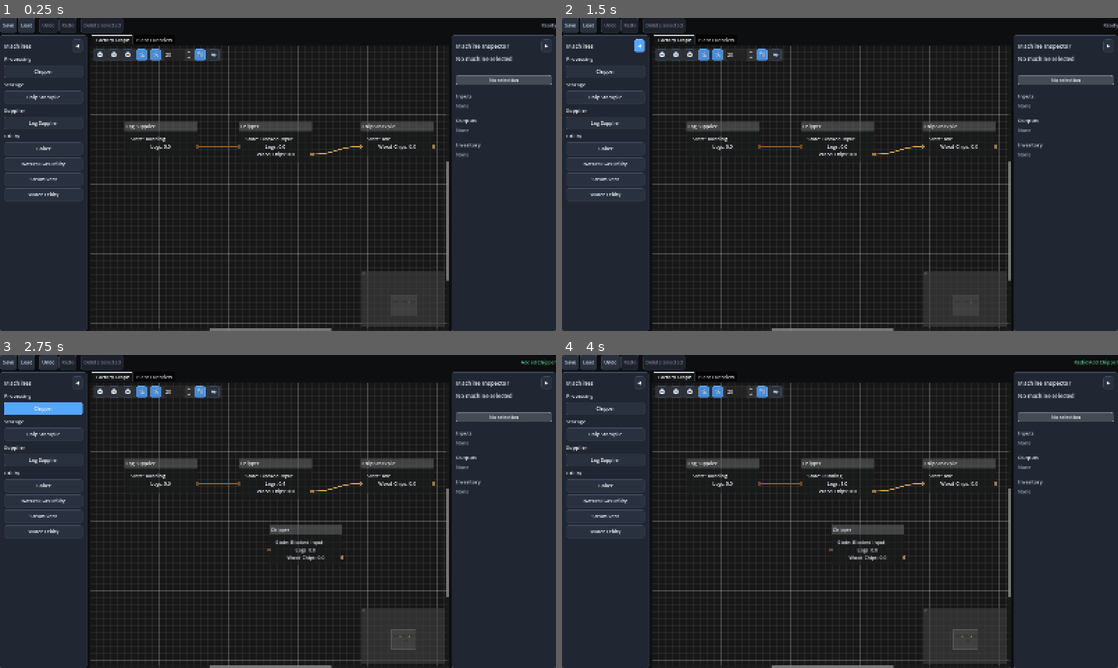
Above: before the commit, frames 1-4 (two rows, left to right).
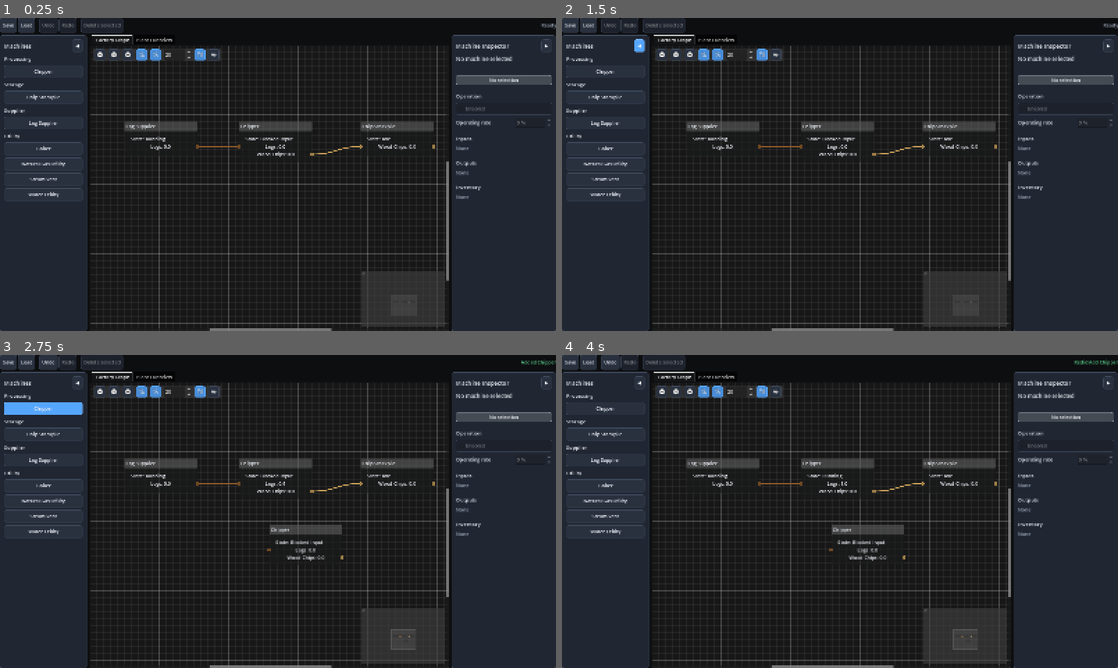
Above: after the commit, the same moments.

Repository: Poru-IndFlow/IndustrialFlow
Game: Godot game, scene res://scenes/main.tscn
The game is run twice, just before and just after one commit, with the same random seed, the same clock (stepped at 60 frames per second) and the same inputs.
Inputs:
- Up to frame 1 (0.25 s): no input
- Up to frame 2 (1.5 s): click "◀" at 0.5 s; click "▶" at 1.25 s
- Up to frame 3 (2.75 s): click "Chipper" at 2 s
- Up to frame 4 (4 s): click "Undo" at 2.75 s; click "Redo" at 3.5 s

The runs differ from the first frame. In frame 1, 0.5% of the frame differs, in the area x 82-100%, y 24-58%; in frame 2, 0.5%; in frame 3, 0.5%; in frame 4, 0.5%.

Commit message:
Add adjustable machine operating rates

Diff:
--- a/project.godot
+++ b/project.godot
@@ -14,7 +14,7 @@
 config/version="0.3.0-dev"
 run/main_scene="res://scenes/main.tscn"
 config/features=PackedStringArray("4.7")
-config/build=6
+config/build=7
 
 [display]
 
--- a/scripts/data/factory_persistence.gd
+++ b/scripts/data/factory_persistence.gd
@@ -100,6 +100,7 @@
 				"y": machine.graph_position.y
 			},
 			"enabled": machine.enabled,
+			"operating_rate": machine.operating_rate,
 			"state": int(machine.state),
 			"cycle_progress": machine.cycle_progress,
 			"inventory": machine.inventory.amounts.duplicate(true)
@@ -168,6 +169,11 @@
 			position
 		)
 		machine.enabled = bool(entry.get("enabled", true))
+		machine.operating_rate = clampf(
+			float(entry.get("operating_rate", 1.0)),
+			0.0,
+			1.5
+		)
 		machine.state = int(
 			entry.get("state", MachineModel.State.IDLE)
 		)
--- a/scripts/simulation/continuous_behaviour.gd
+++ b/scripts/simulation/continuous_behaviour.gd
@@ -14,7 +14,7 @@
 		return
 
 	machine.set_state(MachineModel.State.RUNNING)
-	machine.cycle_progress += delta_seconds
+	machine.cycle_progress += delta_seconds * machine.operating_rate
 
 	if machine.cycle_progress < machine.recipe.cycle_time:
 		return
--- a/scripts/simulation/event_bus.gd
+++ b/scripts/simulation/event_bus.gd
@@ -10,3 +10,4 @@
 signal machine_state_changed(machine)
 signal machine_inventory_changed(machine)
 signal machine_production_changed(machine)
+signal machine_settings_changed(machine)
--- a/scripts/simulation/machine_model.gd
+++ b/scripts/simulation/machine_model.gd
@@ -19,6 +19,7 @@
 var event_bus: EventBus
 var state := State.IDLE
 var enabled := true
+var operating_rate := 1.0
 var cycle_progress := 0.0
 var graph_position := Vector2.ZERO
 var production_rates_per_second: Dictionary = {}
@@ -62,6 +63,11 @@
 	if not enabled:
 		set_state(State.DISABLED)
 		return
+
+	if operating_rate <= 0.0:
+		set_state(State.IDLE)
+		return
+
 	behaviour.tick(self, delta_seconds)
 
 func set_state(new_state: State) -> void:
@@ -74,6 +80,39 @@
 func notify_inventory_changed() -> void:
 	if event_bus != null:
 		event_bus.machine_inventory_changed.emit(self)
+
+
+func set_enabled(value: bool) -> void:
+	if enabled == value:
+		return
+
+	enabled = value
+
+	if not enabled:
+		set_state(State.DISABLED)
+	elif operating_rate <= 0.0:
+		set_state(State.IDLE)
+
+	notify_settings_changed()
+
+
+func set_operating_rate(value: float) -> void:
+	var clamped_rate := clampf(value, 0.0, 1.5)
+
+	if is_equal_approx(operating_rate, clamped_rate):
+		return
+
+	operating_rate = clamped_rate
+
+	if enabled and operating_rate <= 0.0:
+		set_state(State.IDLE)
+
+	notify_settings_changed()
+
+
+func notify_settings_changed() -> void:
+	if event_bus != null:
+		event_bus.machine_settings_changed.emit(self)
 
 
 func record_produced(resource_id: String, amount: float) -> void:
--- a/scripts/simulation/supplier_behaviour.gd
+++ b/scripts/simulation/supplier_behaviour.gd
@@ -14,7 +14,7 @@
 			return
 
 	machine.set_state(MachineModel.State.RUNNING)
-	machine.cycle_progress += delta_seconds
+	machine.cycle_progress += delta_seconds * machine.operating_rate
 
 	while machine.cycle_progress >= machine.recipe.cycle_time:
 		for output: Dictionary in outputs:
--- a/scripts/ui/machine_inspector.gd
+++ b/scripts/ui/machine_inspector.gd
@@ -8,9 +8,12 @@
 var name_label: Label
 var id_label: Label
 var state_badge: Label
+var enabled_check_box: CheckBox
+var operating_rate_spin_box: SpinBox
 var input_list: VBoxContainer
 var output_list: VBoxContainer
 var inventory_list: VBoxContainer
+var updating_controls := false
 
 
 func _ready() -> void:
@@ -42,6 +45,37 @@
 
 	root.add_child(HSeparator.new())
 
+	var operation_title := UIWidgets.create_section_header(
+		"Operation"
+	)
+	root.add_child(operation_title)
+
+	enabled_check_box = CheckBox.new()
+	enabled_check_box.text = "Enabled"
+	enabled_check_box.toggled.connect(_on_enabled_toggled)
+	root.add_child(enabled_check_box)
+
+	var rate_row := HBoxContainer.new()
+	root.add_child(rate_row)
+
+	var rate_label := Label.new()
+	rate_label.text = "Operating rate"
+	rate_label.size_flags_horizontal = Control.SIZE_EXPAND_FILL
+	rate_row.add_child(rate_label)
+
+	operating_rate_spin_box = SpinBox.new()
+	operating_rate_spin_box.custom_minimum_size = Vector2(105, 0)
+	operating_rate_spin_box.min_value = 0.0
+	operating_rate_spin_box.max_value = 150.0
+	operating_rate_spin_box.step = 5.0
+	operating_rate_spin_box.suffix = "%"
+	operating_rate_spin_box.value_changed.connect(
+		_on_operating_rate_changed
+	)
+	rate_row.add_child(operating_rate_spin_box)
+
+	root.add_child(HSeparator.new())
+
 	var input_title := UIWidgets.create_section_header("Inputs")
 	root.add_child(input_title)
 
@@ -84,6 +118,9 @@
 		_on_machine_changed
 	)
 	factory.event_bus.machine_inventory_changed.connect(
+		_on_machine_changed
+	)
+	factory.event_bus.machine_settings_changed.connect(
 		_on_machine_changed
 	)
 	factory.event_bus.machine_removed.connect(
@@ -105,6 +142,10 @@
 		self,
 		"_on_machine_changed"
 	)
+	var settings_callback := Callable(
+		self,
+		"_on_machine_changed"
+	)
 	var removed_callback := Callable(
 		self,
 		"_on_machine_removed"
@@ -122,6 +163,13 @@
 	):
 		factory.event_bus.machine_inventory_changed.disconnect(
 			inventory_callback
+		)
+
+	if factory.event_bus.machine_settings_changed.is_connected(
+		settings_callback
+	):
+		factory.event_bus.machine_settings_changed.disconnect(
+			settings_callback
 		)
 
 	if factory.event_bus.machine_removed.is_connected(
@@ -163,8 +211,14 @@
 	UIWidgets.clear_container(inventory_list)
 
 	if selected_machine == null:
+		updating_controls = true
 		name_label.text = "No machine selected"
 		id_label.text = ""
+		enabled_check_box.button_pressed = false
+		enabled_check_box.disabled = true
+		operating_rate_spin_box.value = 0.0
+		operating_rate_spin_box.editable = false
+		updating_controls = false
 		UIWidgets.update_status_badge(
 			state_badge,
 			"No selection",
@@ -178,6 +232,14 @@
 
 	name_label.text = selected_machine.display_name
 	id_label.text = "ID: %s" % selected_machine.instance_id
+	updating_controls = true
+	enabled_check_box.disabled = false
+	enabled_check_box.button_pressed = selected_machine.enabled
+	operating_rate_spin_box.editable = true
+	operating_rate_spin_box.value = (
+		selected_machine.operating_rate * 100.0
+	)
+	updating_controls = false
 	UIWidgets.update_status_badge(
 		state_badge,
 		_state_text(selected_machine.state),
@@ -193,6 +255,20 @@
 		selected_machine.definition.get("outputs", [])
 	)
 	_populate_inventory()
+
+
+func _on_enabled_toggled(enabled: bool) -> void:
+	if updating_controls or selected_machine == null:
+		return
+
+	selected_machine.set_enabled(enabled)
+
+
+func _on_operating_rate_changed(percent: float) -> void:
+	if updating_controls or selected_machine == null:
+		return
+
+	selected_machine.set_operating_rate(percent / 100.0)
 
 
 func _populate_resource_section(
